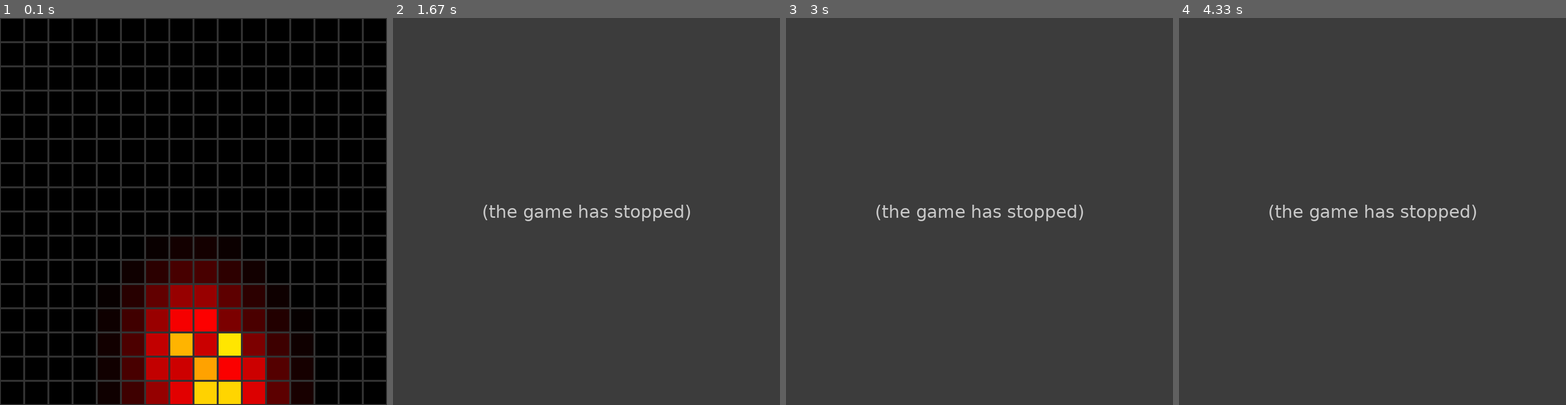
Above: before the commit, frames 1-4 (left to right).
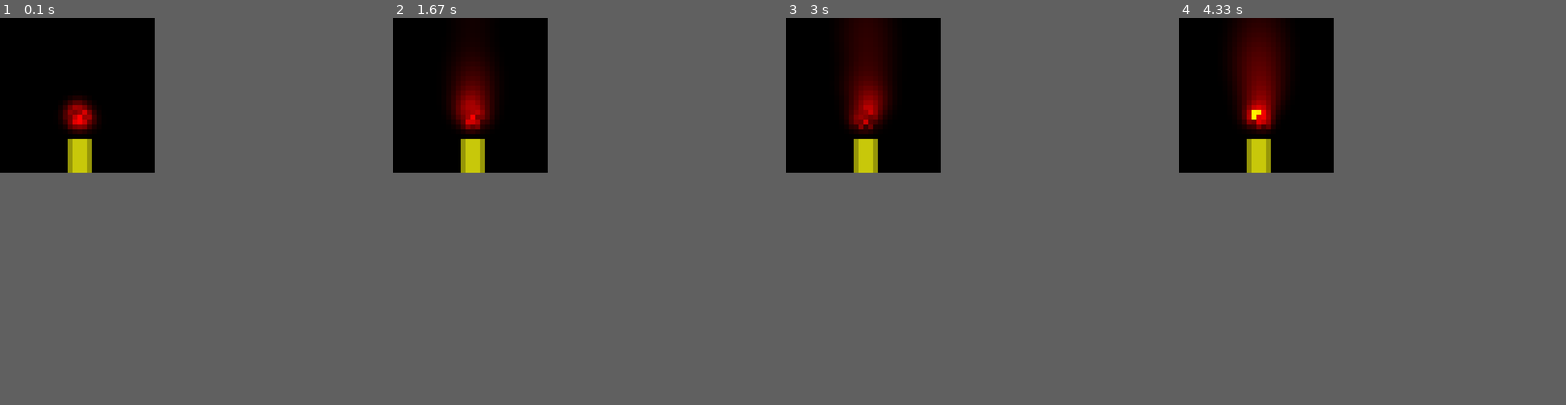
Above: after the commit, the same moments.

Repository: Mo0dy/Code4Fun
Game: pygame game, started from Projects/GridFlame.py
The game is run twice, just before and just after one commit, with the same random seed, the same clock (stepped at 60 frames per second) and the same inputs.
Inputs:
- Up to frame 1 (0.1 s): no input
- Up to frame 2 (1.67 s): tap Enter at 0.33 s
- Up to frame 3 (3 s): no input
- Up to frame 4 (4.33 s): no input
The window is 800x800 before the commit and 320x320 after it. Grey fills any space a smaller window leaves; there, only what the larger window draws over its background counts as a difference.

The runs differ from the first frame. In frame 1, 29% of the frame differs, in the area x 0-100%, y 0-100%; in frame 2, 17%; in frame 3, 17%; in frame 4, 17%.
Error before the commit: KeyError: 13 (GridFlame.py line 115); the game stopped at 0.33 s (later frames are placeholders)

Commit message:
added candle

Diff:
--- a/Projects/GridFlame.py
+++ b/Projects/GridFlame.py
@@ -3,8 +3,8 @@
 import pygame as pg
 from scipy.ndimage.filters import convolve
 
-mat_shape = np.array([16, 16, 3])
-margins = 2
+mat_shape = np.array([32, 32, 3])
+margins = 0
 resolution = 1
 content = np.zeros(mat_shape)
 heat_mat = np.zeros(mat_shape[:2] * resolution, dtype=np.float)
@@ -18,7 +18,7 @@
                     [0.07, 0.2, 0.03]])
 
 pg.init()
-window_size = 800, 800
+window_size = 320, 320
 origin = Vec2(np.array(window_size)) / 2
 screen = pg.display.set_mode(window_size)
 pg.display.set_caption("test")
@@ -73,13 +73,13 @@
 def update():
     global heat_mat, value
     # sparking flame:
-    if np.random.rand() < 0.1:
+    if np.random.rand() < 0.3:
         value = np.reshape(np.random.random_integers(2, 25, 9), (3, 3)) * 8
-    heat_mat[7:10, 13:16] = value
+    heat_mat[15:18, 20:23] = value
     # diffusion
     heat_mat = heat_mat + convolve(heat_mat, con_mat)
     # cooling
-    heat_mat -= 2
+    heat_mat -= 0.5
     heat_mat = np.clip(heat_mat, 0, 1000000)
     for i in range(content.shape[0]):
         for j in range(content.shape[1]):
@@ -91,8 +91,13 @@
 
 
 def draw():
+    global content
     size_x = window_size[0] / content.shape[0]
     size_y = window_size[1] / content.shape[1]
+
+    # adding candle:
+    content[14:19, 25:32] = [150, 150, 8]
+    content[15:18, 25:32] = [200, 200, 10]
 
     for i in range(content.shape[0]):
         for j in range(content.shape[1]):
@@ -112,7 +117,10 @@
         if e.type == pg.QUIT:
             loop = False
         elif e.type == pg.KEYDOWN:
-            keydown_func[e.key]()
+            try:
+                keydown_func[e.key]()
+            except:
+                pass
 
     update()
     screen.fill((50, 50, 50))
